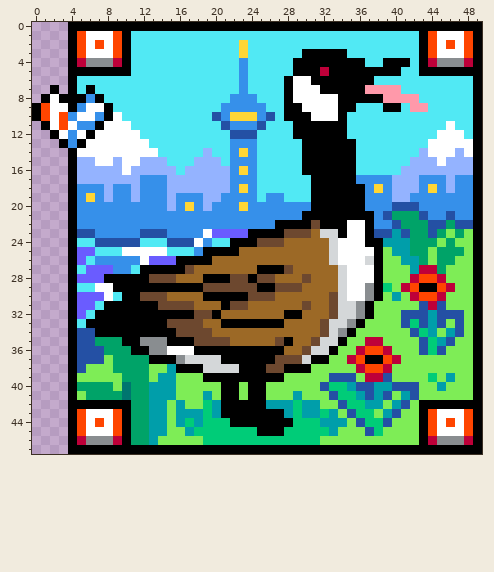
Two states of a pixel-art sprite, outputs/goose.full.png. The first picture shows the starting point.
The file is 50x48 pixels.
Once edited:
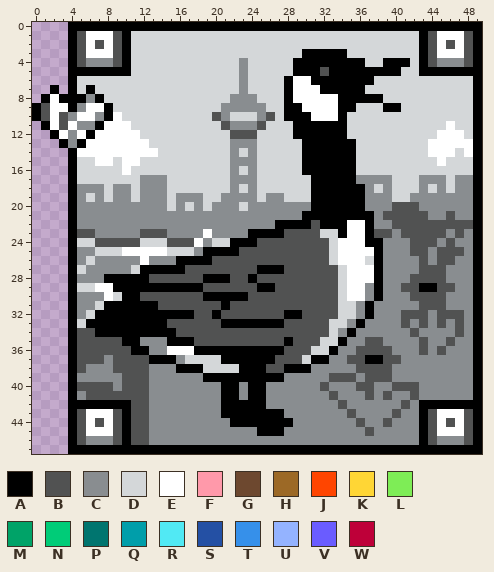
Palette (. is transparent): A #000000  B #515252  C #898d90  D #d4d7d9  E #ffffff  F #ff99aa  G #6d482f  H #9c6926  J #ff4500  K #ffd635  L #7eed56  M #00a368  N #00cc78  P #00756f  Q #009eaa  R #51e9f4  S #2450a4  T #3690ea  U #94b3ff  V #6a5cff  W #be0039
From old to new:
Changed rows in their new state; - is an unchanged pixel.
first column x 1:
 1 ----B---B-DDDDDDDDDDDDDDDDDDDDDDDDDDDDDDDD-B---B
 2 ----B-B-B-DDDDDDDDDDDDDDDDDDDDDDDDDDDDDDDD-B-B-B
 3 ----B---B-DDDDDDDDDDDDDDDDDDD-----DDDDDDDD-B---B
 4 ----B---B-DDDDDDDDDDDDCDDDDD--------DD---D-B---B
 5 ----------DDDDDDDDDDDDCDDDDD---B--------DD------
 6 ----DDDDDDDDDDDDDDDDDDCDDDD----------DDDDDDDDDDD
 7 ----D-DDDDDDDDDDDDDDDDCDDDD---------DDDDDDDDDDDD
 8 -----C-DDDDDDDDDDDDDDCCCDDD-----------DDDDDDDDDD
 9 B---C---DDDDDDDDDDDDCCCCCDD--------DDD--DDDDDDDD
10 B-BC--C--DDDDDDDDDDBCDDDCBD-------DDDDDDDDDDDDDD
11 --B-CC----DDDDDDDDDDBCCCBDDD------DDDDDDDDDDD-DD
12 ---C-------DDDDDDDDDDBBBDDDD------DDDDDDDDDD---D
13 ---C--------DDDDDDDDDCCCDDDDD------DDDDDDDD-----
14 -------------DDDDDDDDCDCDDDDD------DDDDDDDD---D-
15 ----DD--D--DDDDDDDDDDCCCDDDDD------DDDDDDDDD-DDD
16 ----DDDDD-DDDDDDDDDDDCDCDDDDD------DDDDDDDDDDDDD
17 ----DDDDDDDCCCDDDDDDDCCCDDDDDD-----CCCCDDDCCCDCC
18 ----CCCDCCDCCCDDDDDDDCDCDDDDDD------CDCDDDCDCDCC
19 ----CDCDCCDCCCDCCCDDCCCCDCCDDD------CCCDDCCCCCCC
20 ----CCCCCCCCCCDCDCDCCCDCCCCCCC------CCCBBBCCCCCC
21 ----CCCCCCCCCCCCCCCCCCCCCCCCC--------CBBBBBCCBCC
22 ----CCCCCCCCCCCCCCCCCCCCCC----B------CCBBBBBBBBB
23 ----BBCCCCCBBBCCCC-CCCC----BBBB------BBCBBBBBCBC
24 ----DDBBBBBDDDBBB-CDD---BBBBBBBB------CCCBBBCBCC
25 ----CCDDD-----DDDC----BBBBBBBBBB------CCCBBCBBBC
26 ----CDCCCCC-CCC----BBBBBBBBBBBBB------CCCCBCBBCC
27 ----DCCCCCD-----BBBBBBBB---BBBBBB-----CCCCBBBCCC
28 ----CCC-----BBBBBB---BB-BBBBBBBBB-----CCCBBBBCCC
29 ----DD------------BBBBBB--BBBBBBB-----CCBB--BBCC
30 ----CCC-D--BBBBBBB-----BBBBBBBBBB-----CCCBBBBCCC
31 ----CCD------BBBBBBB-BBBBBBBBBBBB----CCCCCBBBCCC
32 ----CD-----------BB-BBBBBBB--BBBB----CCCBBBCBBBC
33 ----D---------BBBBBB-------BBBBB----CCCCBCBCBCBC
34 ----BB---------BBBBBBBBBBBBBBBBB---CCCCCCBCCCCBC
35 ----BBBBB--------BBBBBBBBBB-BBB---CCBBCCCCBCCBCC
36 ----BBBBBB-----------------BBB---CCBBBBCCCBCBCCC
37 ----BBBCBBBB--------------BBB---CCBB--BBCCCCCCCC
38 ----BCCCBBBBCCC----------BB---CCCCCBBBBCCCCCCCCC
39 ----CCCCCBBBCCCCCC---------CCCCCBBBCBBBCCCCCCCCC
40 ----BBBBCBBBCCCCCCCC--C--CCCCCCBCCCBBCCBBBCCCCCC
41 ----CBBBBBBBCCCCCCCC--C--CCCCCCCBCCCBCBCCBCCCCCC
42 ----------BBCCCCCCCC-----CCCCCCCCBCCCCCCBC------
43 ----B---B-BBCCCCCCCC-------CCCCCCCBCCCCBCC-B---B
44 ----B-B-B-BBCCCCCCCCC-------CCCCCCCBCCBCCC-B-B-B
45 ----B---B-BBCCCCCCCCCCCC---CCCCCCCCCBCCCCC-B---B
46 ----B---B-BBCCCCCCCCCCCCCCCCCCCCCCCCCCCCCC-B---B
Changed places in both pictures, as pixel boxes (x1, y1, x2, y2):
changed: (41, 31, 473, 445)
